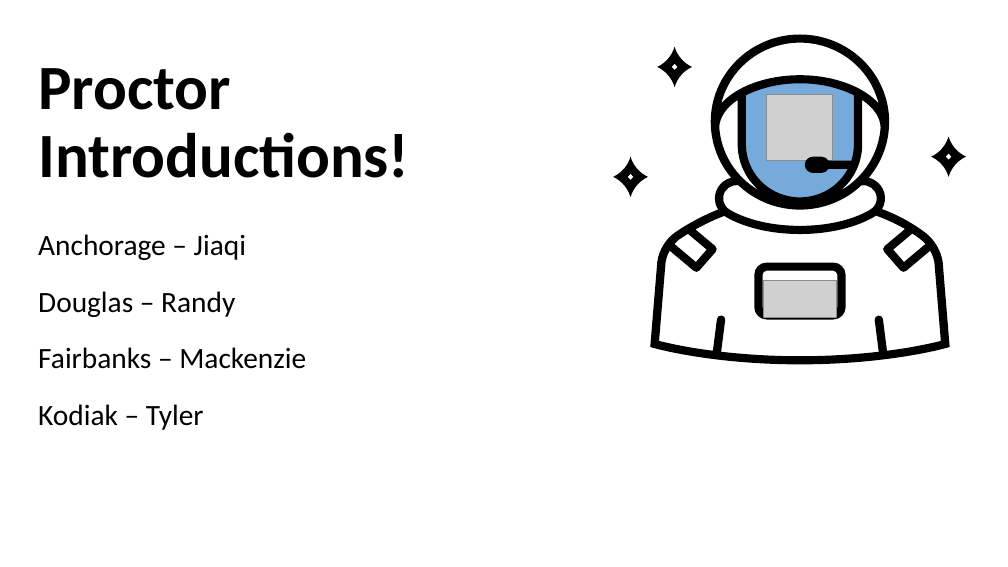
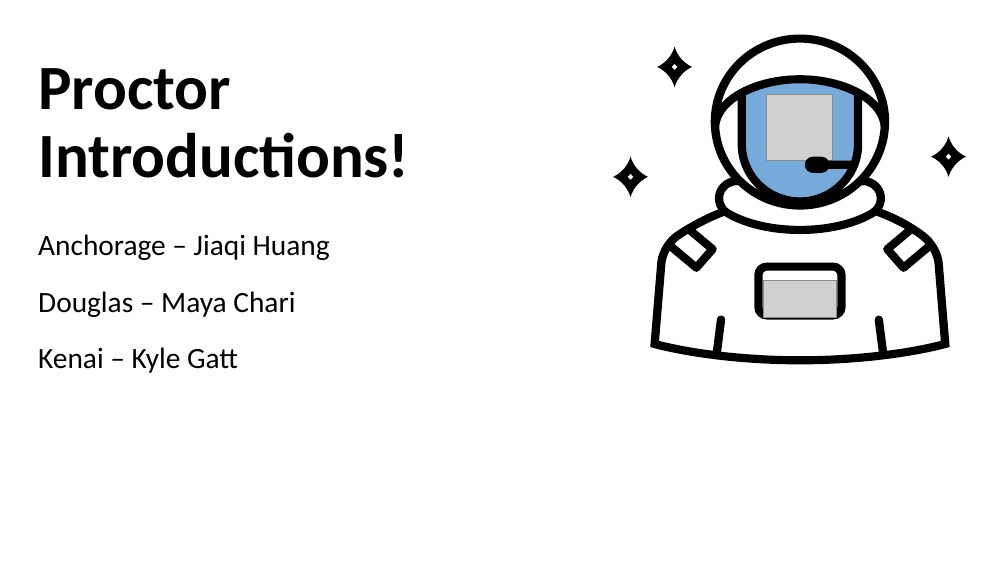
Before and after one commit to ADFG-DSF/ADFG_R_Intro_Workshop_2025, a slide deck: slide 4 of presentations/1 - Welcome and motivation.pptx. Drawn at 1008x567 pixels with LibreOffice and Linux fonts; fonts in the diff are those of the drawing; grey boxes stand for pictures. Boxes give left, top, right and bottom in pixels: in the first picture for what was removed or moved away, otherwise in the second. Text is boxed around its words. In the diff, an @@ line names an element or a change of style, - is before the commit and + after.

```diff
--- a/presentations/1 - Welcome and motivation.pptx
+++ b/presentations/1 - Welcome and motivation.pptx
@@ text at bbox=[38, 234, 330, 373]: text changed @@
-Anchorage – Jiaqi
-Douglas – Randy
-Fairbanks – Mackenzie
-Kodiak – Tyler
+Anchorage – Jiaqi Huang
+Douglas – Maya Chari
+Kenai – Kyle Gatt
```
Also in this commit, not shown: 2 other slides changed, 1 slide added, 2 slides removed.
